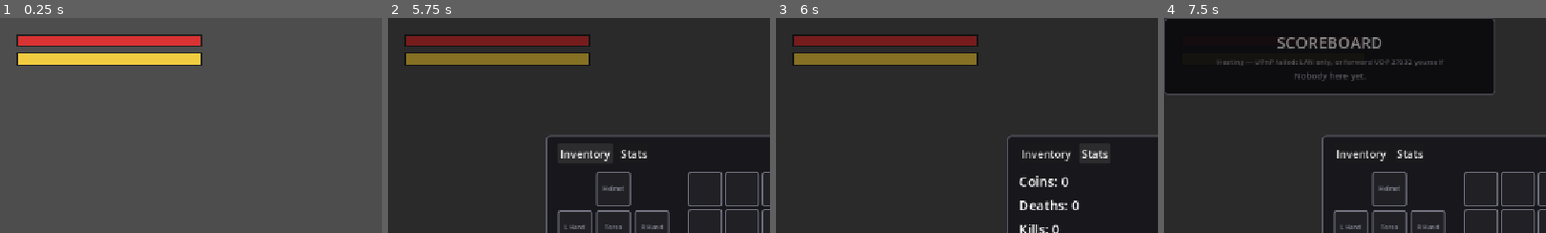
Above: before the commit, frames 1-4 (left to right).
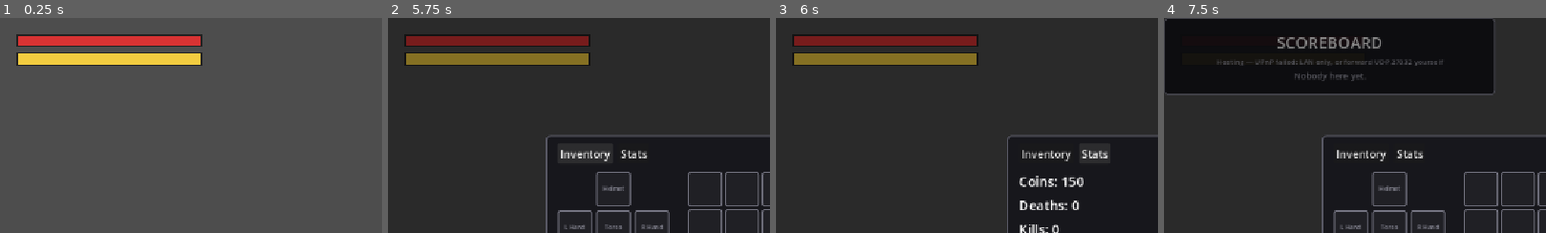
Above: after the commit, the same moments.

Repository: therealssorw/astria
Game: Godot game, scene res://scenes/world.tscn
Same seed, same stepped clock (60 frames per second), same inputs: the game is played once before the commit and once after it. This scene is started directly instead of the project's main scene. A sky picture missing from this copy of the repository is replaced by a grey-blue gradient. Sound files missing from this copy of the repository are replaced by a short silence.
Inputs (mouse positions are % of the whole screen's width and height, from its top left):
- Up to frame 1 (0.25 s): no input
- Up to frame 2 (5.75 s): tap Enter (ui_accept) every 0.75 s from 0.5 to 3.5 s; move the mouse to (72, 45) at 0.52 s; hold D (move_right) 0.53-1.25 s; hold E (interact) 0.53-1.25 s; click (72, 45) at 0.6 s; tap Space (jump) at 0.77, 3.77 s; drag from (30, 55) to (45, 70) at 1.27 s; move the mouse to (60, 28) at 2.02 s; hold D (move_right) 2.03-2.75 s; hold E (interact) 2.03-2.75 s; click (60, 28) at 2.1 s; drag from (45, 70) to (20, 35) at 2.77 s; move the mouse to (80, 65) at 3.52 s; hold A (move_left) 3.53-4.25 s; hold E (interact) 3.53-4.25 s; click (80, 65) at 3.67 s; tap Tab (inventory) at 4.15 s; drag from (20, 35) to (35, 25) at 4.27 s; click "Inventory" at 5 s
- Up to frame 3 (6 s): click "Stats" at 5.75 s
- Up to frame 4 (7.5 s): click "Inventory" at 6.5 s; tap Enter (ui_accept) at 7.25 s; move the mouse to (55, 50) at 7.27 s; hold S (move_back) from 7.28 s (still down); hold P (scoreboard) from 7.28 s (still down); click (55, 50) at 7.42 s
The pictures show only the part of the screen within x 0-50%, y 0-50%; the shares and areas given below are measured in that part.

Frames 1-2 are identical in both runs. In frame 3, 0.2% of the frame differs, in the area x 74-81%, y 74-79%; in frame 4, nothing differs.
Error in both runs: Out of bounds get index '1' (on base: 'Dictionary') (res://scripts/core/network_manager.gd:205)

Commit message:
Add a reusable NPC shop with buy and sell
The blacksmith's dialog gains a "Show me what's for sale" answer that opens
his forge: wooden sword 20g, copper 50g, iron 100g, all selling back for
half. Any NPC can have a shop the same way.

- ItemDb (scripts/items/) is the single source of prices; sell price is
  SELL_RATIO of buy, so "half" is one constant rather than a second table.
- ShopData keys stock by the NPC's dialog_id, and ShopSystem opens itself off
  DialogSystem.action_triggered("open_shop") — a new shop needs no new code.
- Dialog actions now fire after the line change, so an answer can both close
  the conversation and open the shop.
- GameStats grows a coin purse and a carried bag with a `changed` signal;
  the inventory grid renders it (name + xN badge, no item art yet).
- Shop rows are focusable buttons with the price pinned right, so mouse,
  keyboard and gamepad all work; unaffordable rows show the price in red and
  say so rather than going dead, which would break focus navigation.

STARTING_COINS is a placeholder 150 so the shop can be exercised at all.

Co-Authored-By: Claude Opus 5 <noreply@anthropic.com>

Diff:
--- a/project.godot
+++ b/project.godot
@@ -21,6 +21,7 @@
 Net="*res://scripts/core/network_manager.gd"
 InputDevice="*res://scripts/core/input_device.gd"
 DialogSystem="*res://scripts/ui/dialog/dialog_system.gd"
+ShopSystem="*res://scripts/ui/shop/shop_ui.gd"
 
 [display]
 
--- a/scripts/core/game_stats.gd
+++ b/scripts/core/game_stats.gd
@@ -1,6 +1,59 @@
 extends Node
 ## Autoload: run-wide local stats that survive scene changes. Kills and
 ## deaths moved to the server-authoritative registry in Net (multiplayer);
-## only local currency lives here now.
+## currency and the carried bag live here.
+##
+## Purely local, like the dialog and the shop — nothing here is replicated.
 
-var coins := 0      # placeholder currency for now
+## Coins or carried items changed; the inventory and shop screens redraw on it.
+signal changed
+
+## Placeholder purse so the shop is usable — set to 0 once coins can be earned.
+const STARTING_COINS := 150
+
+var coins := STARTING_COINS
+
+## item id (see ItemDb) -> how many are carried. Insertion-ordered, which is
+## the order the inventory grid and the shop's sell list use.
+var items := {}
+
+# ---------------- coins ----------------
+
+func add_coins(amount: int) -> void:
+	coins = maxi(0, coins + amount)
+	changed.emit()
+
+## Deducts `amount` only if it is affordable; returns whether it went through.
+func spend_coins(amount: int) -> bool:
+	if amount > coins:
+		return false
+	coins -= amount
+	changed.emit()
+	return true
+
+# ---------------- carried items ----------------
+
+func add_item(id: String, count := 1) -> void:
+	if count <= 0:
+		return
+	items[id] = item_count(id) + count
+	changed.emit()
+
+## Removes up to `count`; returns false (and changes nothing) if too few held.
+func remove_item(id: String, count := 1) -> bool:
+	if count <= 0 or item_count(id) < count:
+		return false
+	var left: int = items[id] - count
+	if left > 0:
+		items[id] = left
+	else:
+		items.erase(id)
+	changed.emit()
+	return true
+
+func item_count(id: String) -> int:
+	return int(items.get(id, 0))
+
+## Carried item ids, in the order they were first picked up.
+func owned_ids() -> Array:
+	return items.keys()
--- /dev/null
+++ b/scripts/items/item_db.gd
@@ -0,0 +1,50 @@
+class_name ItemDb
+extends RefCounted
+## The catalogue of every item in the game. Add an entry here and it can be
+## carried, stocked by a shop and sold back — nothing else needs changing.
+##
+##   "item_id": {"name": "Shown to the player", "price": <buy cost in gold>}
+##
+## Optional per-item keys:
+##   "sell"  — override the sell price instead of using SELL_RATIO
+##   "desc"  — one-line flavour, shown in the shop row
+##
+## Selling pays SELL_RATIO of the buy price, rounded down.
+
+const SELL_RATIO := 0.5
+
+const ITEMS := {
+	"wooden_sword": {
+		"name": "Wooden Sword",
+		"price": 20,
+		"desc": "A splintered practice blade.",
+	},
+	"copper_sword": {
+		"name": "Copper Sword",
+		"price": 50,
+		"desc": "Soft metal, but it holds an edge.",
+	},
+	"iron_sword": {
+		"name": "Iron Sword",
+		"price": 100,
+		"desc": "Forge-work worth carrying.",
+	},
+}
+
+static func has(id: String) -> bool:
+	return ITEMS.has(id)
+
+static func item_name(id: String) -> String:
+	return str(ITEMS.get(id, {}).get("name", id))
+
+static func description(id: String) -> String:
+	return str(ITEMS.get(id, {}).get("desc", ""))
+
+static func buy_price(id: String) -> int:
+	return int(ITEMS.get(id, {}).get("price", 0))
+
+static func sell_price(id: String) -> int:
+	var entry: Dictionary = ITEMS.get(id, {})
+	if entry.has("sell"):
+		return int(entry["sell"])
+	return int(floor(float(entry.get("price", 0)) * SELL_RATIO))
--- a/scripts/ui/dialog/dialog_data.gd
+++ b/scripts/ui/dialog/dialog_data.gd
@@ -26,6 +26,8 @@
 ##
 ## `action` is optional: when the player picks that answer the dialog emits
 ## DialogSystem.action_triggered(dialog_id, action) so gameplay code can react.
+## The one action wired up today is "open_shop", which opens the shop
+## registered under this NPC's id in ShopData.
 
 ## Use as a `goto` target to end the conversation.
 const END := ""
@@ -38,6 +40,7 @@
 			"greeting": {
 				"text": "Careful, the coals are hot. You've the look of someone who breaks more steel than they buy. What do you need?",
 				"answers": [
+					{"text": "Show me what's for sale.", "goto": END, "action": "open_shop"},
 					{"text": "What do you make here?", "goto": "wares"},
 					{"text": "Can you repair my gear?", "goto": "repair"},
 					{"text": "Nothing. Just looking around.", "goto": "farewell"},
@@ -46,6 +49,7 @@
 			"wares": {
 				"text": "Blades, mostly. Axes when the woodcutters come down the hill. Give me a day and good iron and I'll make you something that outlives you.",
 				"answers": [
+					{"text": "Let's trade, then.", "goto": END, "action": "open_shop"},
 					{"text": "I'll keep that in mind.", "goto": "greeting"},
 					{"text": "Where do you get your iron?", "goto": "iron"},
 				],
--- a/scripts/ui/dialog/dialog_system.gd
+++ b/scripts/ui/dialog/dialog_system.gd
@@ -125,10 +125,13 @@
 		(_answers.get_child(0) as Button).grab_focus()
 
 func _on_answer(answer: Dictionary) -> void:
+	# emit AFTER the line change: an answer that both ends the conversation and
+	# fires an action (a shop, say) must not have close() undo what it opened
 	var action := str(answer.get("action", ""))
+	var id := dialog_id
+	_show_line(str(answer.get("goto", DialogData.END)))
 	if action != "":
-		action_triggered.emit(dialog_id, action)
-	_show_line(str(answer.get("goto", DialogData.END)))
+		action_triggered.emit(id, action)
 
 func _clear_answers() -> void:
 	for c in _answers.get_children():
--- a/scripts/ui/inventory_ui.gd
+++ b/scripts/ui/inventory_ui.gd
@@ -17,11 +17,14 @@
 var kills_label: Label
 var open := false
 var player: Node
+var item_slots: Array[Panel] = []
 
 func _ready() -> void:
 	layer = 5
 	_build_hotbar()
 	_build_panel()
+	GameStats.changed.connect(_refresh_items)
+	_refresh_items()
 
 func _input(_event: InputEvent) -> void:
 	pass # toggling is polled in _process so it can't be swallowed by focus
@@ -37,7 +40,8 @@
 		player.set("ui_open", open)
 
 func _process(_delta: float) -> void:
-	if Input.is_action_just_pressed("inventory") and not DialogSystem.is_open():
+	if Input.is_action_just_pressed("inventory") \
+			and not DialogSystem.is_open() and not ShopSystem.is_open():
 		_toggle()
 	if open and stats_content.visible:
 		# kills/deaths come from the server's registry, not local counters
@@ -68,6 +72,51 @@
 		p.add_child(l)
 	return p
 
+## A bag slot: item name across the middle, stack count in the corner. There
+## is no item art yet, so the name is the icon.
+func _item_slot() -> Panel:
+	var p := _slot()
+	var name_label := Label.new()
+	name_label.name = "ItemName"
+	name_label.add_theme_font_size_override("font_size", 9)
+	name_label.add_theme_color_override("font_color", Color(0.88, 0.88, 0.92))
+	name_label.autowrap_mode = TextServer.AUTOWRAP_WORD_SMART
+	name_label.set_anchors_preset(Control.PRESET_FULL_RECT)
+	name_label.offset_left = 3
+	name_label.offset_right = -3
+	name_label.offset_bottom = -7 # leave the bottom strip for the stack count
+	name_label.horizontal_alignment = HORIZONTAL_ALIGNMENT_CENTER
+	name_label.vertical_alignment = VERTICAL_ALIGNMENT_CENTER
+	p.add_child(name_label)
+
+	# full-rect and aligned into the corner, so the badge can never spill out
+	var count := Label.new()
+	count.name = "ItemCount"
+	count.add_theme_font_size_override("font_size", 10)
+	count.add_theme_color_override("font_color", Color(0.95, 0.79, 0.42))
+	count.set_anchors_preset(Control.PRESET_FULL_RECT)
+	count.offset_right = -4
+	count.offset_bottom = -2
+	count.horizontal_alignment = HORIZONTAL_ALIGNMENT_RIGHT
+	count.vertical_alignment = VERTICAL_ALIGNMENT_BOTTOM
+	p.add_child(count)
+	return p
+
+func _refresh_items() -> void:
+	var ids := GameStats.owned_ids()
+	for i in item_slots.size():
+		var slot := item_slots[i]
+		var name_label := slot.get_node("ItemName") as Label
+		var count := slot.get_node("ItemCount") as Label
+		if i >= ids.size():
+			name_label.text = ""
+			count.text = ""
+			continue
+		var id: String = ids[i]
+		var n := GameStats.item_count(id)
+		name_label.text = ItemDb.item_name(id)
+		count.text = "x%d" % n if n > 1 else ""
+
 func _spacer() -> Control:
 	var c := Control.new()
 	c.custom_minimum_size = Vector2(SLOT_SIZE, SLOT_SIZE)
@@ -159,8 +208,11 @@
 	grid.columns = ITEM_COLS
 	grid.add_theme_constant_override("h_separation", 4)
 	grid.add_theme_constant_override("v_separation", 4)
+	item_slots.clear()
 	for i in ITEM_COLS * ITEM_ROWS:
-		grid.add_child(_slot())
+		var slot := _item_slot()
+		item_slots.append(slot)
+		grid.add_child(slot)
 	row.add_child(grid)
 	return row
 
--- /dev/null
+++ b/scripts/ui/shop/shop_data.gd
@@ -0,0 +1,37 @@
+class_name ShopData
+extends RefCounted
+## Who sells what. Keyed by the NPC's `dialog_id`, so giving an NPC a shop is
+## two steps: add an entry here, and give one of its dialog answers
+## `"action": "open_shop"` (see DialogData).
+##
+##   "npc_dialog_id": {
+##       "title": "Sign over the counter",
+##       "stock": ["item_id", ...],   # what it sells, in listed order
+##       "buys":  ["item_id", ...],   # optional — omit to buy anything
+##   }
+##
+## Prices come from ItemDb, so two shops can't disagree about what a sword
+## is worth.
+
+const SHOPS := {
+	"blacksmith": {
+		"title": "Bram's Forge",
+		"stock": ["wooden_sword", "copper_sword", "iron_sword"],
+	},
+}
+
+static func has(shop_id: String) -> bool:
+	return SHOPS.has(shop_id)
+
+static func get_shop(shop_id: String) -> Dictionary:
+	return SHOPS.get(shop_id, {})
+
+static func stock(shop_id: String) -> Array:
+	return SHOPS.get(shop_id, {}).get("stock", [])
+
+## True when this shop is willing to take `id` off the player's hands.
+static func buys(shop_id: String, id: String) -> bool:
+	var shop: Dictionary = SHOPS.get(shop_id, {})
+	if not shop.has("buys"):
+		return true
+	return (shop["buys"] as Array).has(id)
--- /dev/null
+++ b/scripts/ui/shop/shop_ui.gd
@@ -0,0 +1,367 @@
+extends CanvasLayer
+## Reusable NPC shop, styled to match the dialog box. Buy and Sell tabs, one
+## focusable row per item so it drives from mouse, keyboard or gamepad.
+## Autoload: ShopSystem. Stock lives in ShopData, prices in ItemDb.
+##
+## It opens itself: any dialog answer carrying `"action": "open_shop"` opens
+## the shop registered under that NPC's dialog_id. Nothing else to wire up.
+
+signal opened(shop_id: String)
+signal closed(shop_id: String)
+
+const OPEN_ACTION := "open_shop"
+const FLASH_TIME := 2.0
+const ROW_H := 34
+const PANEL_W := 620
+
+const GOLD := Color(0.95, 0.79, 0.42)
+const DIM := Color(0.78, 0.79, 0.84)
+const BAD := Color(0.9, 0.42, 0.36)
+
+var shop_id := ""
+
+var _root: Control
+var _title: Label
+var _purse: Label
+var _buy_tab: Button
+var _sell_tab: Button
+var _rows: VBoxContainer
+var _hint: Label
+var _selling := false
+var _flash_left := 0.0
+var _focus_row := 0
+var _player: Node
+
+func _ready() -> void:
+	layer = 21 # above the dialog box
+	process_mode = Node.PROCESS_MODE_ALWAYS
+	_build()
+	_root.visible = false
+	set_process(false)
+	DialogSystem.action_triggered.connect(_on_dialog_action)
+	GameStats.changed.connect(_on_stats_changed)
+
+func is_open() -> bool:
+	return shop_id != ""
+
+## Open the shop registered under `id`. Returns false if there is no such shop.
+func open(id: String) -> bool:
+	if not ShopData.has(id):
+		push_warning("ShopSystem: no shop named '%s'" % id)
+		return false
+	shop_id = id
+	_selling = false
+	_focus_row = 0
+	_title.text = str(ShopData.get_shop(id).get("title", id))
+	_root.visible = true
+	set_process(true)
+	_player = _local_player()
+	if is_instance_valid(_player):
+		_player.set("ui_open", true)
+	Input.mouse_mode = Input.MOUSE_MODE_VISIBLE
+	_hint.text = _default_hint()
+	_flash_left = 0.0
+	_refresh()
+	opened.emit(id)
+	return true
+
+func close() -> void:
+	if not is_open():
+		return
+	var was := shop_id
+	shop_id = ""
+	_root.visible = false
+	set_process(false)
+	if is_instance_valid(_player):
+		_player.set("ui_open", false)
+	_player = null
+	Input.mouse_mode = Input.MOUSE_MODE_CAPTURED
+	closed.emit(was)
+
+func _on_dialog_action(dialog_id: String, action: String) -> void:
+	if action == OPEN_ACTION:
+		open(dialog_id)
+
+func _on_stats_changed() -> void:
+	# deferred: this fires from inside a row button's own `pressed` signal, and
+	# the refresh frees that button
+	if is_open():
+		_refresh.call_deferred()
+
+# ---------------- transactions ----------------
+
+func _buy(id: String) -> void:
+	var price := ItemDb.buy_price(id)
+	if not GameStats.spend_coins(price):
+		_flash("Not enough gold — %s costs %d." % [ItemDb.item_name(id), price], BAD)
+		return
+	GameStats.add_item(id)
+	_flash("Bought %s for %d gold." % [ItemDb.item_name(id), price], GOLD)
+
+func _sell(id: String) -> void:
+	var price := ItemDb.sell_price(id)
+	if not GameStats.remove_item(id):
+		_flash("You have no %s to sell." % ItemDb.item_name(id), BAD)
+		return
+	GameStats.add_coins(price)
+	_flash("Sold %s for %d gold." % [ItemDb.item_name(id), price], GOLD)
+
+func _flash(text: String, color: Color) -> void:
+	_hint.text = text
+	_hint.add_theme_color_override("font_color", color)
+	_flash_left = FLASH_TIME
+
+# ---------------- per-frame ----------------
+
+func _process(delta: float) -> void:
+	if _flash_left <= 0.0:
+		return
+	_flash_left -= delta
+	if _flash_left <= 0.0:
+		_hint.text = _default_hint()
+		_hint.add_theme_color_override("font_color", Color(1, 1, 1, 0.38))
+
+func _input(event: InputEvent) -> void:
+	if not is_open():
+		return
+	if event.is_action_pressed("ui_cancel"):
+		get_viewport().set_input_as_handled()
+		close()
+	elif event.is_action_pressed("interact"):
+		# E doubles as accept in here, exactly as it does in the dialog box
+		get_viewport().set_input_as_handled()
+		var focused := get_viewport().gui_get_focus_owner()
+		if focused is Button:
+			(focused as Button).pressed.emit()
+
+# ---------------- list ----------------
+
+func _refresh() -> void:
+	_purse.text = "%d gold" % GameStats.coins
+	_buy_tab.button_pressed = not _selling
+	_sell_tab.button_pressed = _selling
+	for c in _rows.get_children():
+		_rows.remove_child(c)
+		c.queue_free()
+	if _selling:
+		_fill_sell_rows()
+	else:
+		_fill_buy_rows()
+	_restore_focus()
+
+func _fill_buy_rows() -> void:
+	for id: String in ShopData.stock(shop_id):
+		if not ItemDb.has(id):
+			push_warning("ShopSystem: '%s' stocks unknown item '%s'" % [shop_id, id])
+			continue
+		var price := ItemDb.buy_price(id)
+		var owned := GameStats.item_count(id)
+		var label := ItemDb.item_name(id)
+		if owned > 0:
+			label += "   (carrying %d)" % owned
+		_add_row(label, ItemDb.description(id), "%d gold" % price,
+				GOLD if price <= GameStats.coins else BAD, _buy.bind(id))
+
+func _fill_sell_rows() -> void:
+	var any := false
+	for id: String in GameStats.owned_ids():
+		if not ShopData.buys(shop_id, id):
+			continue
+		any = true
+		var count := GameStats.item_count(id)
+		var label := ItemDb.item_name(id)
+		if count > 1:
+			label += "   x%d" % count
+		_add_row(label, ItemDb.description(id), "%d gold" % ItemDb.sell_price(id),
+				GOLD, _sell.bind(id))
+	if not any:
+		var empty := Label.new()
+		empty.text = "Nothing here he'll take off your hands."
+		empty.add_theme_font_size_override("font_size", 16)
+		empty.add_theme_color_override("font_color", Color(1, 1, 1, 0.35))
+		empty.horizontal_alignment = HORIZONTAL_ALIGNMENT_CENTER
+		empty.custom_minimum_size.y = ROW_H * 2
+		empty.vertical_alignment = VERTICAL_ALIGNMENT_CENTER
+		_rows.add_child(empty)
+
+## One row = a focusable button (name + flavour) with the price pinned right.
+func _add_row(name_text: String, desc: String, price_text: String,
+		price_color: Color, on_press: Callable) -> void:
+	var b := Button.new()
+	b.text = name_text
+	b.alignment = HORIZONTAL_ALIGNMENT_LEFT
+	b.custom_minimum_size.y = ROW_H
+	b.tooltip_text = desc
+	b.add_theme_font_size_override("font_size", 17)
+	b.add_theme_color_override("font_color", DIM)
+	for state in ["font_hover_color", "font_focus_color", "font_pressed_color"]:
+		b.add_theme_color_override(state, Color(1, 1, 1))
+	b.add_theme_stylebox_override("normal", _row_style(Color(1, 1, 1, 0.03), Color(0, 0, 0, 0)))
+	var hot := _row_style(Color(1, 1, 1, 0.10), Color(0.95, 0.79, 0.42, 0.95))
+	b.add_theme_stylebox_override("hover", hot)
+	b.add_theme_stylebox_override("focus", hot)
+	b.add_theme_stylebox_override("pressed", _row_style(Color(1, 1, 1, 0.16), GOLD))
+	b.pressed.connect(on_press)
+	b.focus_entered.connect(func() -> void: _focus_row = b.get_index())
+
+	var price := Label.new()
+	price.text = price_text
+	price.add_theme_font_size_override("font_size", 17)
+	price.add_theme_color_override("font_color", price_color)
+	price.horizontal_alignment = HORIZONTAL_ALIGNMENT_RIGHT
+	price.vertical_alignment = VERTICAL_ALIGNMENT_CENTER
+	price.set_anchors_preset(Control.PRESET_FULL_RECT)
+	price.offset_right = -14
+	price.mouse_filter = Control.MOUSE_FILTER_IGNORE
+	b.add_child(price)
+
+	_rows.add_child(b)
+
+## Rows are rebuilt after every purchase, so put the highlight back where it was.
+func _restore_focus() -> void:
+	var buttons: Array[Button] = []
+	for c in _rows.get_children():
+		if c is Button:
+			buttons.append(c)
+	if buttons.is_empty():
+		return
+	buttons[clampi(_focus_row, 0, buttons.size() - 1)].grab_focus()
+
+func _set_selling(on: bool) -> void:
+	if _selling == on:
+		return
+	_selling = on
+	_focus_row = 0
+	_refresh()
+
+func _default_hint() -> String:
+	return "%s / %s — trade      %s — leave" % [InputDevice.interact_label(),
+			InputDevice.accept_label(),
+			"Circle" if InputDevice.kind == InputDeviceTracker.Kind.PLAYSTATION
+			else ("B" if InputDevice.kind == InputDeviceTracker.Kind.XBOX else "Esc")]
+
+# ---------------- construction ----------------
+
+func _local_player() -> Node:
+	var found := get_tree().get_nodes_in_group("local_player")
+	return found[0] if found.size() > 0 else null
+
+func _build() -> void:
+	_root = Control.new()
+	_root.set_anchors_preset(Control.PRESET_FULL_RECT)
+	add_child(_root)
+
+	var dim := ColorRect.new()
+	dim.color = Color(0, 0, 0, 0.45)
+	dim.set_anchors_preset(Control.PRESET_FULL_RECT)
+	_root.add_child(dim)
+
+	var center := CenterContainer.new()
+	center.set_anchors_preset(Control.PRESET_FULL_RECT)
+	_root.add_child(center)
+
+	var panel := PanelContainer.new()
+	var style := StyleBoxFlat.new()
+	style.bg_color = Color(0, 0, 0, 0.82)
+	style.border_color = Color(1, 1, 1, 0.22)
+	style.set_border_width_all(2)
+	style.set_corner_radius_all(8)
+	style.content_margin_left = 24
+	style.content_margin_right = 24
+	style.content_margin_top = 18
+	style.content_margin_bottom = 16
+	panel.add_theme_stylebox_override("panel", style)
+	center.add_child(panel)
+
+	var vbox := VBoxContainer.new()
+	vbox.add_theme_constant_override("separation", 12)
+	vbox.custom_minimum_size = Vector2(PANEL_W, 0)
+	panel.add_child(vbox)
+
+	var header := HBoxContainer.new()
+	_title = Label.new()
+	_title.add_theme_font_size_override("font_size", 22)
+	_title.add_theme_color_override("font_color", GOLD)
+	_title.size_flags_horizontal = Control.SIZE_EXPAND_FILL
+	header.add_child(_title)
+	_purse = Label.new()
+	_purse.add_theme_font_size_override("font_size", 18)
+	_purse.add_theme_color_override("font_color", GOLD)
+	header.add_child(_purse)
+	vbox.add_child(header)
+
+	var tabs := HBoxContainer.new()
+	tabs.add_theme_constant_override("separation", 8)
+	_buy_tab = _tab_button("Buy")
+	_sell_tab = _tab_button("Sell")
+	_buy_tab.pressed.connect(_set_selling.bind(false))
+	_sell_tab.pressed.connect(_set_selling.bind(true))
+	tabs.add_child(_buy_tab)
+	tabs.add_child(_sell_tab)
+	vbox.add_child(tabs)
+
+	var scroll := ScrollContainer.new()
+	scroll.custom_minimum_size = Vector2(PANEL_W, ROW_H * 6)
+	scroll.horizontal_scroll_mode = ScrollContainer.SCROLL_MODE_DISABLED
+	vbox.add_child(scroll)
+	_rows = VBoxContainer.new()
+	_rows.add_theme_constant_override("separation", 3)
+	_rows.size_flags_horizontal = Control.SIZE_EXPAND_FILL
+	scroll.add_child(_rows)
+
+	var footer := HBoxContainer.new()
+	_hint = Label.new()
+	_hint.add_theme_font_size_override("font_size", 13)
+	_hint.add_theme_color_override("font_color", Color(1, 1, 1, 0.38))
+	_hint.size_flags_horizontal = Control.SIZE_EXPAND_FILL
+	footer.add_child(_hint)
+	var leave := Button.new()
+	leave.text = "Leave"
+	leave.add_theme_font_size_override("font_size", 15)
+	leave.pressed.connect(close)
+	footer.add_child(leave)
+	vbox.add_child(footer)
+
+## Tabs read as underlined headings — the default toggle look is too subtle to
+## tell Buy from Sell at a glance.
+func _tab_button(text: String) -> Button:
+	var b := Button.new()
+	b.text = text
+	b.toggle_mode = true
+	b.add_theme_font_size_override("font_size", 17)
+	b.custom_minimum_size = Vector2(96, 0)
+	b.add_theme_color_override("font_color", DIM)
+	b.add_theme_color_override("font_hover_color", Color(1, 1, 1))
+	for state in ["font_pressed_color", "font_hover_pressed_color", "font_focus_color"]:
+		b.add_theme_color_override(state, GOLD)
+	var idle := _tab_style(Color(1, 1, 1, 0.04), Color(0, 0, 0, 0))
+	var active := _tab_style(Color(1, 1, 1, 0.10), GOLD)
+	b.add_theme_stylebox_override("normal", idle)
+	b.add_theme_stylebox_override("hover", _tab_style(Color(1, 1, 1, 0.08), Color(0, 0, 0, 0)))
+	b.add_theme_stylebox_override("focus", _tab_style(Color(1, 1, 1, 0.08), Color(1, 1, 1, 0.3)))
+	b.add_theme_stylebox_override("pressed", active)
+	b.add_theme_stylebox_override("hover_pressed", active)
+	return b
+
+func _tab_style(bg: Color, underline: Color) -> StyleBoxFlat:
+	var s := StyleBoxFlat.new()
+	s.bg_color = bg
+	s.border_color = underline
+	s.border_width_bottom = 3
+	s.corner_radius_top_left = 4
+	s.corner_radius_top_right = 4
+	s.content_margin_top = 6
+	s.content_margin_bottom = 5
+	return s
+
+func _row_style(bg: Color, accent: Color) -> StyleBoxFlat:
+	var s := StyleBoxFlat.new()
+	s.bg_color = bg
+	s.border_color = accent
+	s.border_width_left = 3
+	s.set_corner_radius_all(3)
+	s.content_margin_left = 12
+	s.content_margin_right = 12
+	s.content_margin_top = 6
+	s.content_margin_bottom = 6
+	return s
Not shown, added: scripts/items/item_db.gd.uid
Not shown, added: scripts/ui/dialog/npc_prompt_overlay.gd.uid
Not shown, added: scripts/ui/shop/shop_data.gd.uid
Not shown, added: scripts/ui/shop/shop_ui.gd.uid
Not shown, changed: CLAUDE.md
